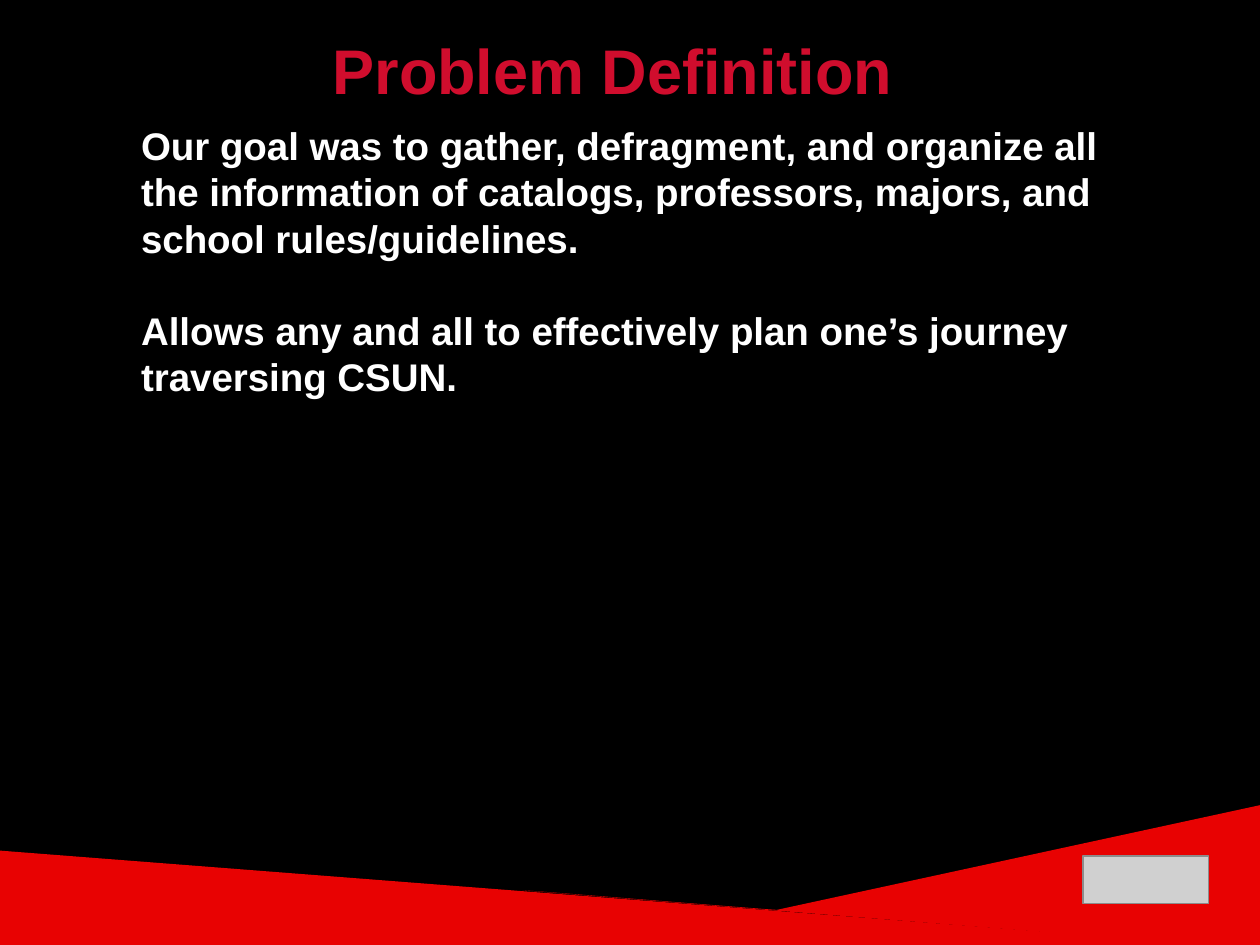
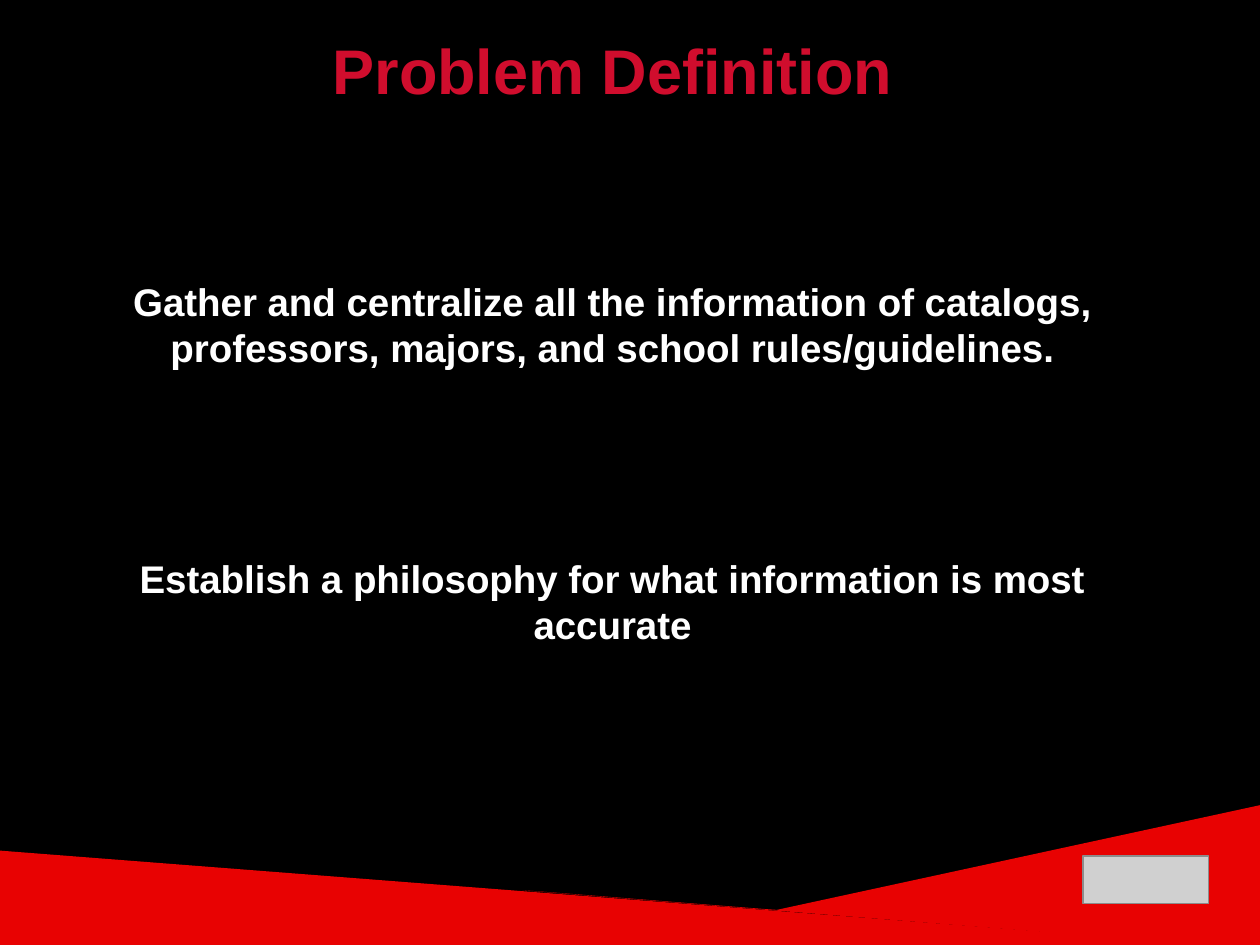
Before and after one commit to ckjarmon/CSUN-Dashboard, a slide deck: slide 5 of documentation/White Volley Girls - Final Project Presentation (Season 2).pptx (slide 4 before the commit). Drawn at 1260x945 pixels with LibreOffice and Linux fonts; fonts in the diff are those of the drawing; grey boxes stand for pictures. Boxes give left, top, right and bottom in pixels: in the first picture for what was removed or moved away, otherwise in the second. Text is boxed around its words. In the diff, an @@ line names an element or a change of style, - is before the commit and + after.

```diff
--- a/documentation/White Volley Girls - Final Project Presentation (Season 2).pptx
+++ b/documentation/White Volley Girls - Final Project Presentation (Season 2).pptx
@@ text "Gather and centralize all the ..." at [133, 288, 1091, 640]: vertical alignment top to middle @@
@@ text at [133, 288, 1091, 640]: text changed @@
-Our goal was to gather, defragment, and organize all the information of catalogs, professors, majors, and school rules/guidelines.
-Allows any and all to effectively plan one’s journey traversing CSUN.
+Gather and centralize all the information of catalogs, professors, majors, and school rules/guidelines.
+Establish a philosophy for what information is most accurate
```
Also in this commit, not shown: 4 other slides changed, 8 slides added, 3 slides removed.
